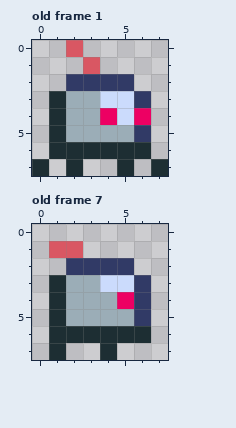
Edited in one commit: pixel-art file (asset_source/images/player.ase). Above: the version before the commit.
8x8 pixels, 12 frames. Shown: old frame 1, old frame 7.
After the commit:
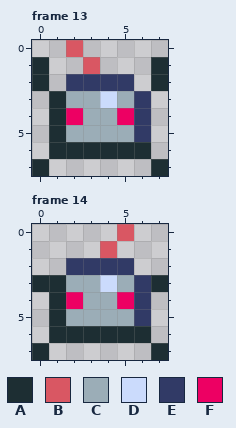
Palette (. is transparent): A #1d2e33  B #d95763  C #9badb7  D #cbdbfc  E #313a66  F #ed0063
A new or re-ordered frame is compared with the old frame closest to it.
Commit message: added death animations.
The exact change:
frames 12 -> 14
Frame 13 is new; against old frame 1:
y 1..2: x 0 . -> A; x 7 . -> A
y 3: x 5 D -> C
y 4: x 2 C -> F; x 4..6 FDF -> CFE
y 7: x 2 A -> .; x 5 A -> .
Frame 14 is new; against old frame 7:
y 0: x 5 . -> B
y 1: x 1..2 BB -> ..; x 4 . -> B
y 3: x 0 . -> A; x 5 D -> C; x 7 . -> A
y 4: x 2 C -> F
y 7: x 0..1 .A -> A.; x 4 A -> .; x 7 . -> A
Where, in picture pixels (left, top, right, bottom), the same in both pictures:
changed: (32, 57, 168, 176)
changed: (32, 224, 168, 360)
